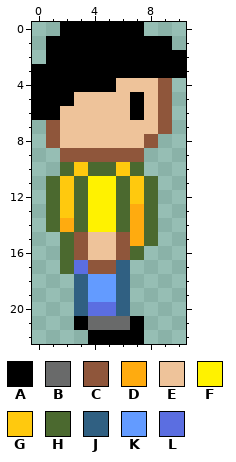
Pixel-art sprite -- Runner/Source/1.png. The picture above is the old version.
The file is 55x115 pixels, drawn in blocks of 5x5; one block is one cell here.
Palette (. is transparent): A #000000  B #696a6a  C #8f563b  D #ffab0f  E #eec39a  F #fff200  G #ffc90e  H #4b692f  J #306082  K #639bff  L #5b6ee1
Once edited:
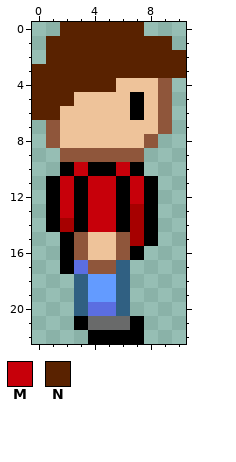
Colours new in this view: M #c7000a  N #592200
From old to new:
colour D: #ffab0f -> #a60000
y 0: x 2..7 AAAAAA -> NNNNNN
y 1: x 1..9 AAAAAAAAA -> NNNNNNNNN
y 2: x 1..10 AAAAAAAAAA -> NNNNNNNNNN
y 3: x 0..10 AAAAAAAAAAA -> NNNNNNNNNNN
y 4: x 0..5 AAAAAA -> NNNNNN
y 5: x 0..2 AAA -> NNN
y 6: x 0..1 AA -> NN
y 10: x 2..7 HGHHGH -> AMAAMA
y 11..12: x 1..8 HGHFFHGH -> AMAMMAMA
y 13: x 1..6 HGHFFH -> AMAMMA; x 8 H -> A
y 14: x 1 H -> A; x 3..6 HFFH -> AMMA; x 8 H -> A
y 15: x 2 H -> A; x 8 H -> A
y 16: x 2 H -> A; x 7 H -> A
y 17: x 2 H -> A
